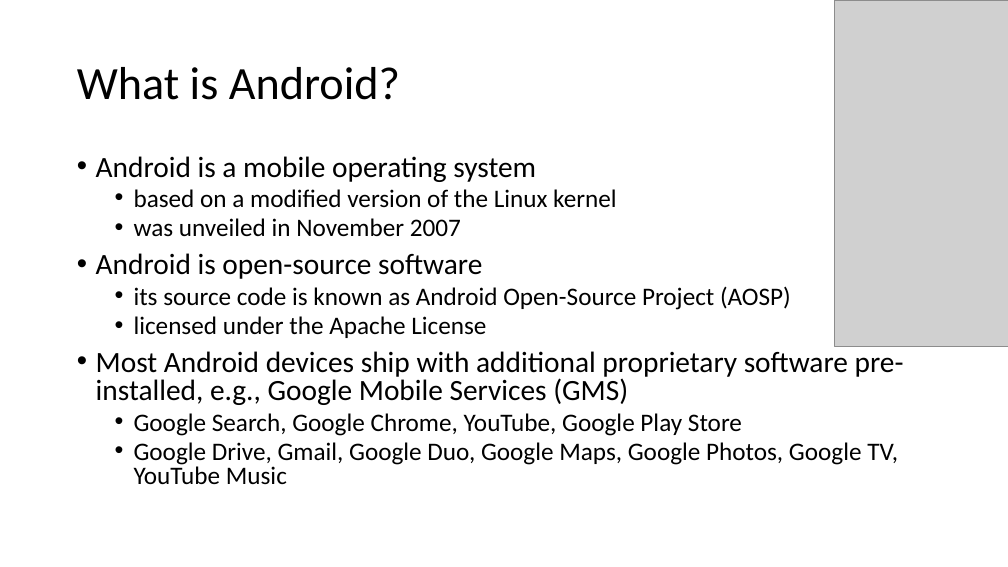
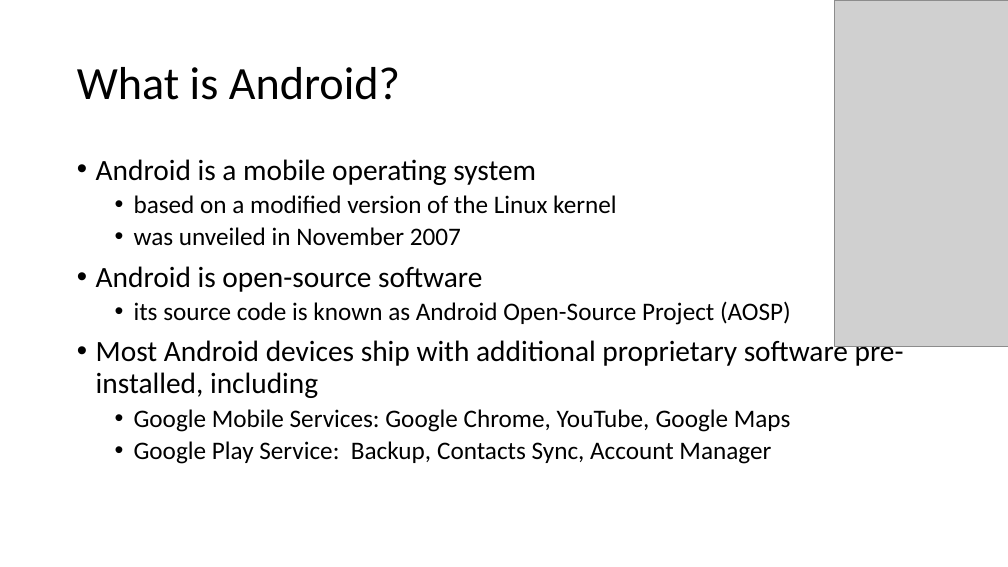
Before and after one commit to frankwxu/digital-forensics-lab, a slide deck: slide 3 of Andriod10/0_Intro_Pixel3_Andriod10.pptx. Drawn at 1008x567 pixels with LibreOffice and Linux fonts; fonts in the diff are those of the drawing; grey boxes stand for pictures; background and template pictures are left out. Boxes give left, top, right and bottom in pixels: in the first picture for what was removed or moved away, otherwise in the second. Text is boxed around its words. In the diff, an @@ line names an element or a change of style, - is before the commit and + after.

```diff
--- a/Andriod10/0_Intro_Pixel3_Andriod10.pptx
+++ b/Andriod10/0_Intro_Pixel3_Andriod10.pptx
@@ text at box(96, 159, 791, 325): line spacing 0.8 to 0.9 @@
@@ text at box(96, 337, 904, 464): text changed @@
-  • licensed under the Apache License
-• Most Android devices ship with additional proprietary software pre-installed, e.g., Google Mobile Services (GMS)
-  • Google Search, Google Chrome, YouTube, Google Play Store
-  • Google Drive, Gmail, Google Duo, Google Maps, Google Photos, Google TV, YouTube Music
+• Most Android devices ship with additional proprietary software pre-installed, including
+  • Google Mobile Services: Google Chrome, YouTube, Google Maps
+  • Google Play Service: Backup, Contacts Sync, Account Manager
```
Also in this commit, not shown: 10 other slides changed, 4 slides added, 1 other file.
